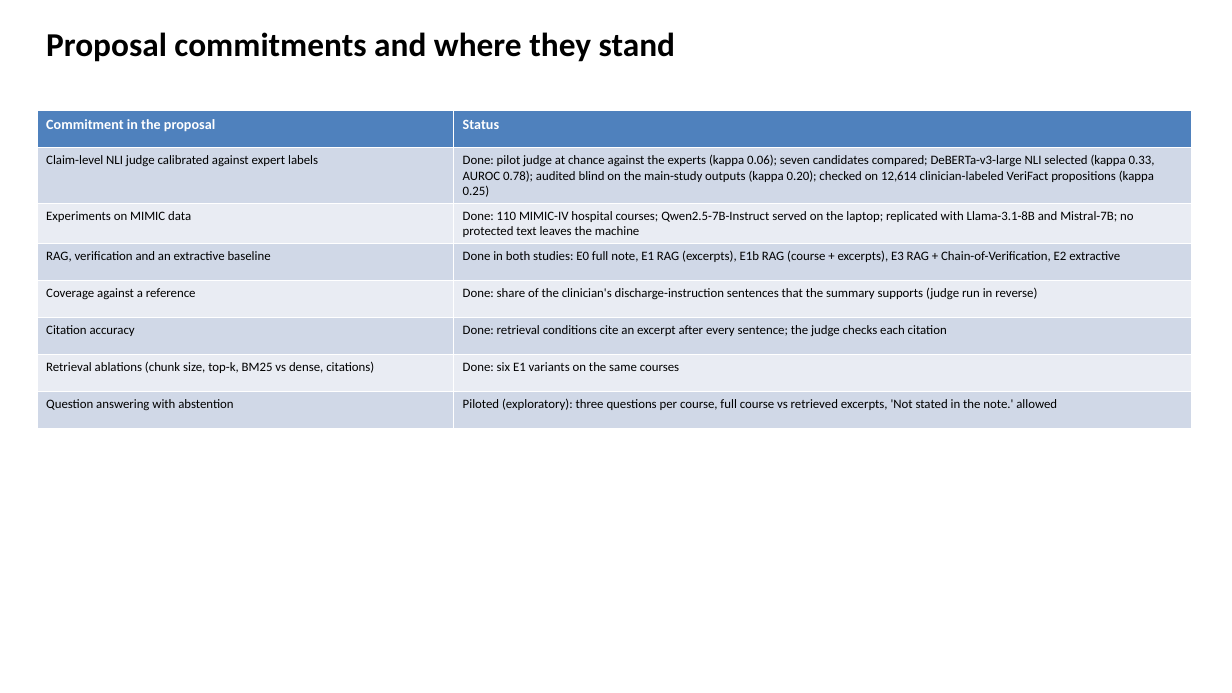
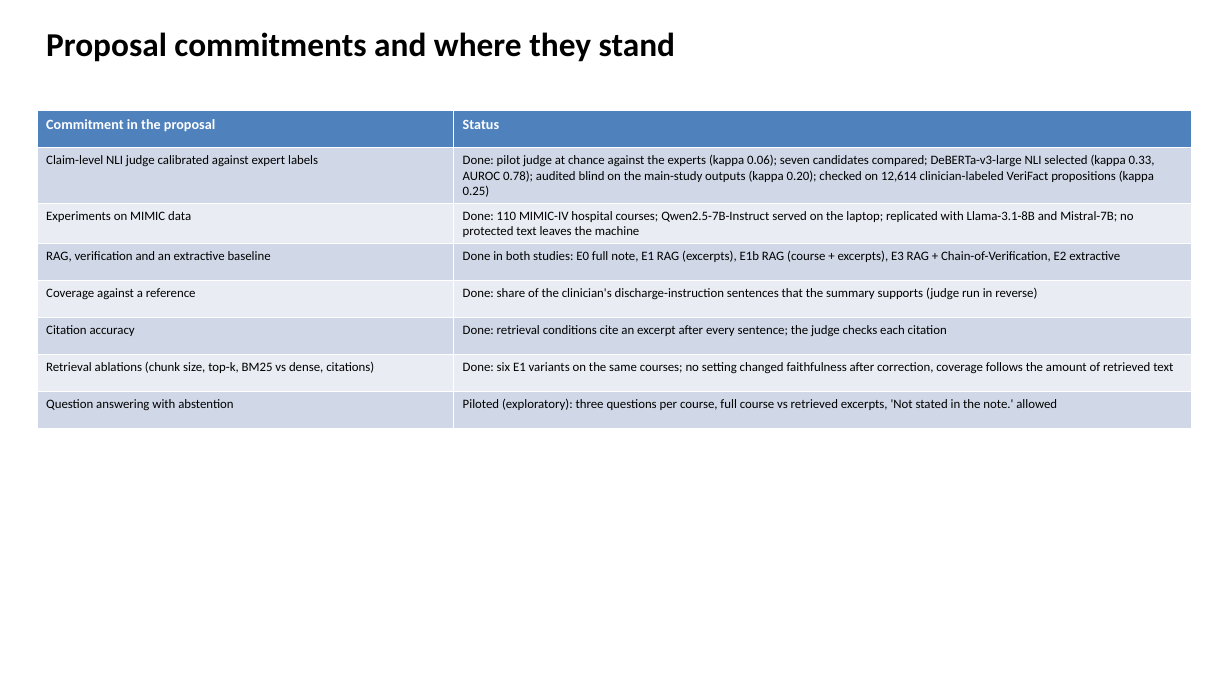
Before and after one commit to slay-a/medical-hallucination-eval, a slide deck: slide 3 of deliverables/Progress_Slides_Fall2026.pptx. Drawn at 1232x693 pixels with LibreOffice and Linux fonts; fonts in the diff are those of the drawing. Boxes give left, top, right and bottom in pixels: in the first picture for what was removed or moved away, otherwise in the second. Text is boxed around its words. In the diff, an @@ line names an element or a change of style, - is before the commit and + after.

```diff
--- a/deliverables/Progress_Slides_Fall2026.pptx
+++ b/deliverables/Progress_Slides_Fall2026.pptx
@@ table at (37,111,1192,414) @@
-row 7, column 2: Done: six E1 variants on the same courses
+row 7, column 2: Done: six E1 variants on the same courses; no setting changed faithfulness after correction, coverage follows the amount of retrieved text
```
Also in this commit, not shown: 5 other slides changed, 9 slides removed, 3 other files.
